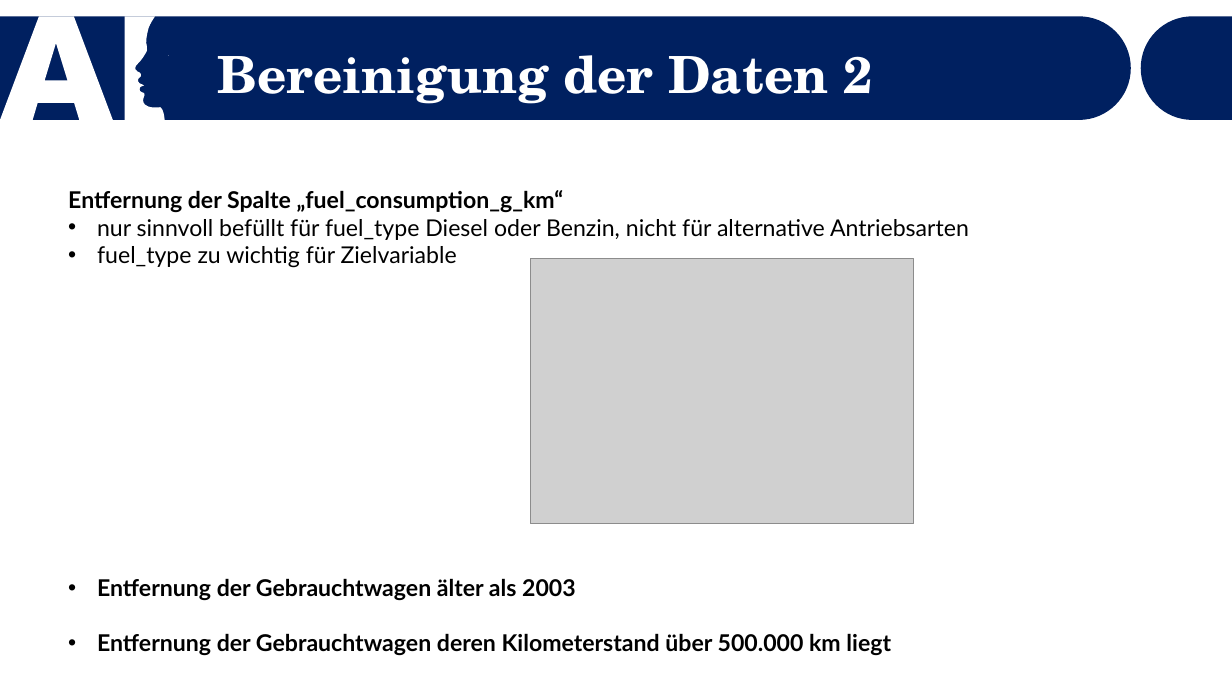
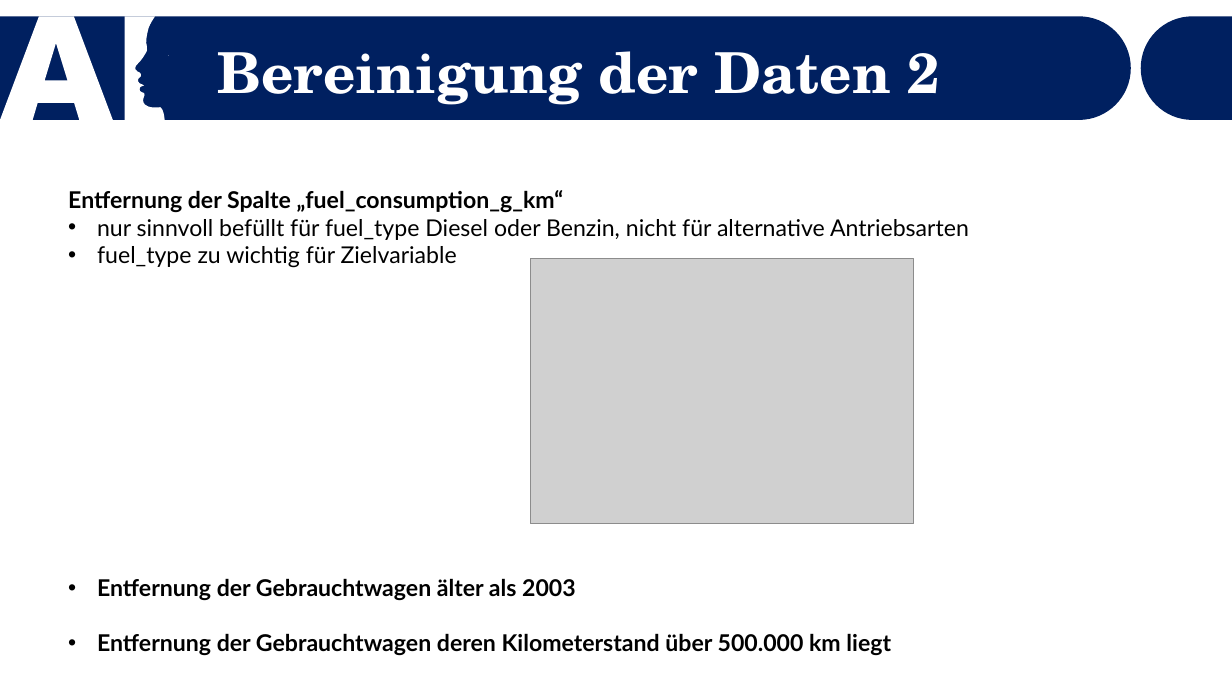
Before and after one commit to Dewin154/Projekt_Machine_Learning, a slide deck: slide 6 of Präsentation_Vorlage.pptx. Drawn at 1232x693 pixels with LibreOffice and Linux fonts; fonts in the diff are those of the drawing; grey boxes stand for pictures. Boxes give left, top, right and bottom in pixels: in the first picture for what was removed or moved away, otherwise in the second. Text is boxed around its words. In the diff, an @@ line names an element or a change of style, - is before the commit and + after.

```diff
--- a/Präsentation_Vorlage.pptx
+++ b/Präsentation_Vorlage.pptx
@@ text "Bereinigung der Daten 2" at (218, 51, 939, 105): size 40 to 44 pt; line spacing 0.8 to 0.7 @@
```
Also in this commit, not shown: 2 other slides changed, 1 slide added, 1 other file.
